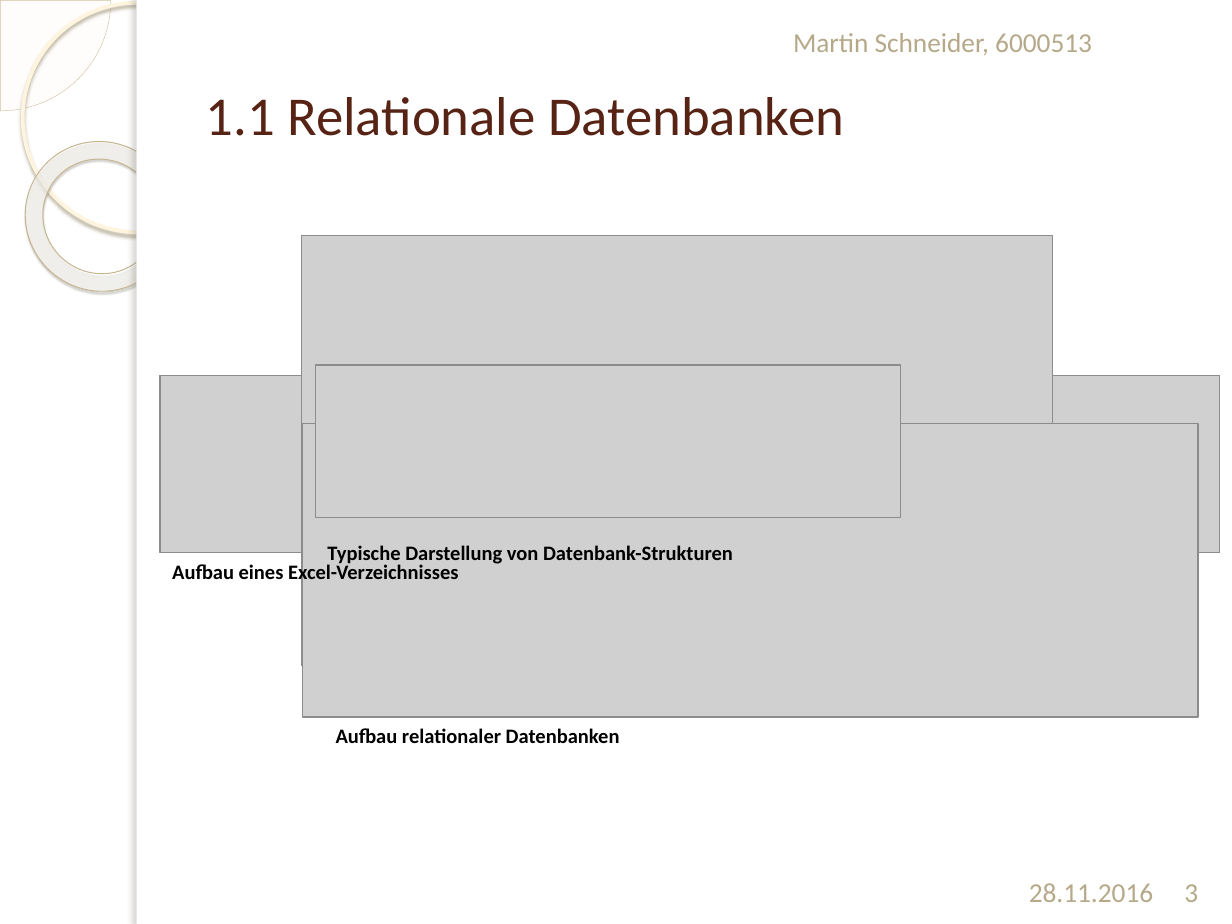
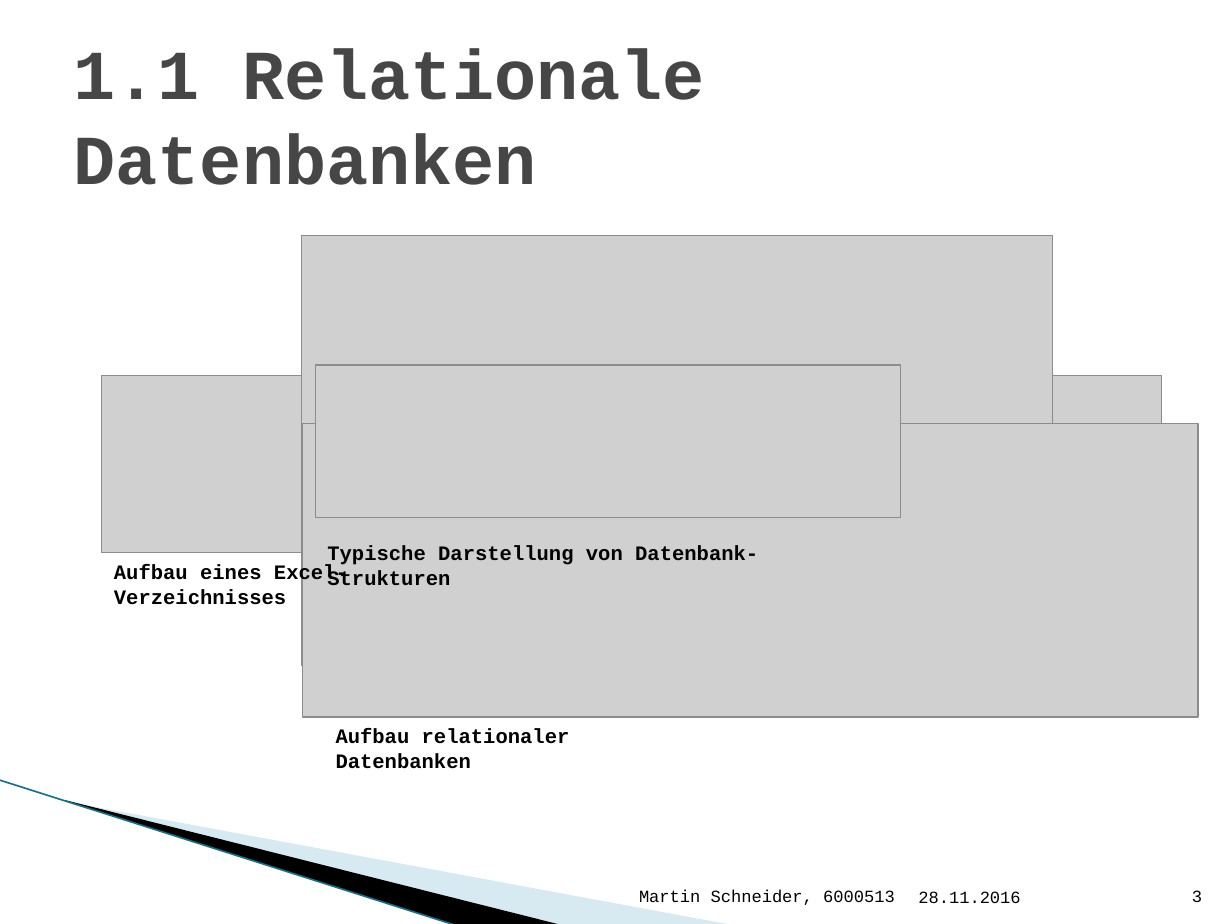
Before and after one commit to Bondzio/Stuff, a slide deck: slide 3 of Bachelor/Präsentation Bachelor.pptx. Drawn at 1232x924 pixels with LibreOffice and Linux fonts; fonts in the diff are those of the drawing; grey boxes stand for pictures; background and template pictures are left out. Boxes give left, top, right and bottom in pixels: in the first picture for what was removed or moved away, otherwise in the second. Text is boxed around its words. In the diff, an @@ line names an element or a change of style, - is before the commit and + after.

```diff
--- a/Bachelor/Präsentation Bachelor.pptx
+++ b/Bachelor/Präsentation Bachelor.pptx
@@ pie slice (boxed as its full ellipse) removed at bbox=[0, 0, 111, 111] @@
@@ ellipse removed at bbox=[22, 2, 251, 232] @@
@@ rectangle removed at bbox=[137, 0, 1232, 920] @@
@@ rectangle removed at bbox=[137, 0, 147, 924] @@
@@ title "1.1 Relationale Datenbanken": place and size @@
-title "1.1 Relationale Datenbanken" at bbox=[206, 97, 844, 136]
+title "1.1 Relationale Datenbanken" at bbox=[74, 49, 705, 185]
@@ title "1.1 Relationale Datenbanken" at bbox=[74, 49, 705, 185]: size 32 to 41 pt, font Calibri to Courier New, text colour #572314 to #464646, bold on @@
@@ donut removed at bbox=[0, 111, 206, 322] @@
@@ picture: place and size @@
-picture at bbox=[160, 376, 1220, 553]
+picture at bbox=[102, 376, 1162, 553]
@@ font Calibri to Courier New in 3 elements at bbox=[327, 546, 758, 585], bbox=[336, 729, 570, 769], bbox=[114, 564, 348, 605] @@
@@ text "Aufbau eines Excel-Verzeichnisses": place and size @@
-text "Aufbau eines Excel-Verzeichnisses" at bbox=[172, 562, 458, 585]
+text "Aufbau eines Excel-Verzeichnisses" at bbox=[114, 564, 348, 605]
@@ line added from (0, 780) to (457, 924), #97C5D8 0.95 pt @@
@@ freeform shape added at bbox=[65, 800, 563, 924], fill #000000 @@
@@ freeform shape added at bbox=[68, 801, 733, 924], fill #A0CBDC at 40% opacity @@
@@ text "Martin Schneider, 6000513": place and size @@
-text "Martin Schneider, 6000513" at bbox=[793, 33, 1092, 55]
+text "Martin Schneider, 6000513" at bbox=[639, 890, 895, 905]
@@ text "Martin Schneider, 6000513" at bbox=[639, 890, 895, 905]: size 16 to 10 pt, font Calibri to Courier New, text colour #B6A98A to #000000; alignment left to right @@
@@ text "28.11.2016": place and size @@
-text "28.11.2016" at bbox=[1029, 883, 1153, 902]
+text "28.11.2016" at bbox=[918, 891, 1020, 903]
@@ text "28.11.2016" at bbox=[918, 891, 1020, 903]: size 16 to 10 pt, font Calibri to Courier New, text colour #B6A98A to #000000; alignment right to left @@
@@ page number: place and size @@
-page number at bbox=[1184, 884, 1198, 902]
+page number at bbox=[1192, 890, 1202, 902]
@@ page number at bbox=[1192, 890, 1202, 902]: size 16 to 10 pt, font Calibri to Courier New, text colour #B6A98A to #000000; alignment centre to right @@
```
Also in this commit, not shown: 10 other slides changed, 5 other files.
